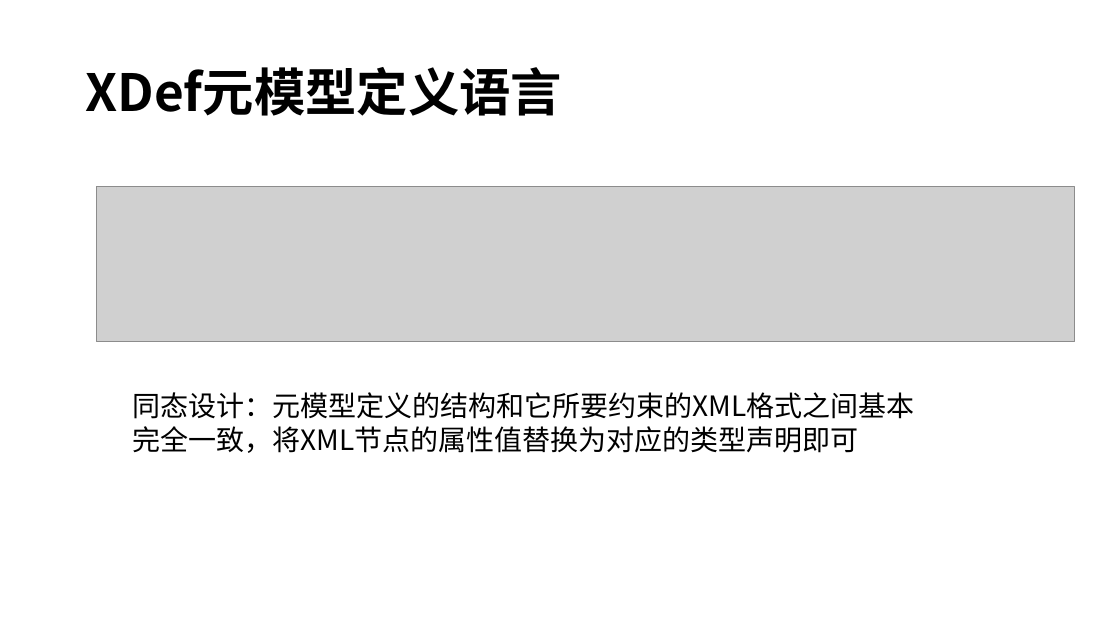
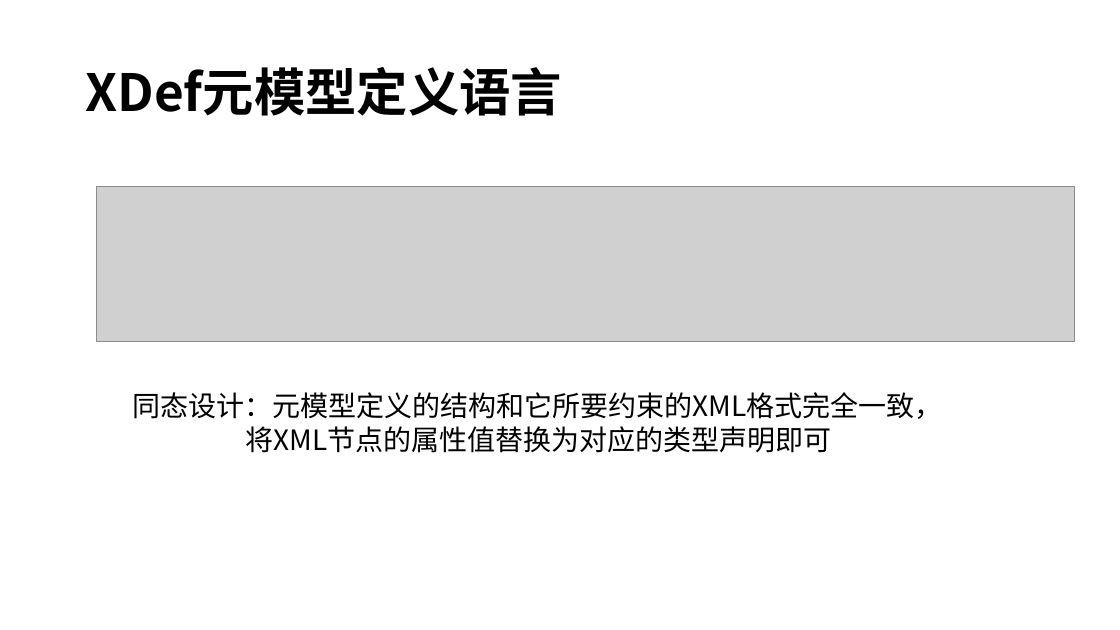
Before and after one commit to entropy-cloud/nop-entropy, a slide deck: slide 27 of docs/ppt/xlang-intro.pptx. Drawn at 1120x630 pixels with LibreOffice and Linux fonts; fonts in the diff are those of the drawing; grey boxes stand for pictures. Boxes give left, top, right and bottom in pixels: in the first picture for what was removed or moved away, otherwise in the second. Text is boxed around its words. In the diff, an @@ line names an element or a change of style, - is before the commit and + after.

```diff
--- a/docs/ppt/xlang-intro.pptx
+++ b/docs/ppt/xlang-intro.pptx
@@ text at <box>133,392,943,453</box>: text changed @@
-同态设计：元模型定义的结构和它所要约束的XML格式之间基本完全一致，将XML节点的属性值替换为对应的类型声明即可
+同态设计：元模型定义的结构和它所要约束的XML格式完全一致，
+将XML节点的属性值替换为对应的类型声明即可
```
Also in this commit, not shown: 4 other slides changed.
